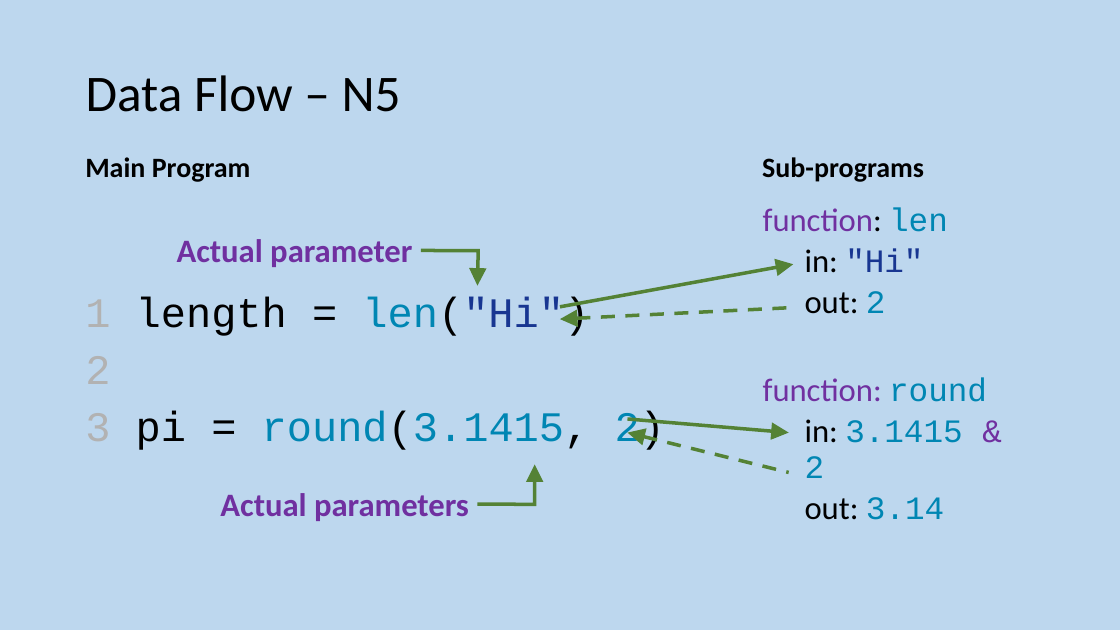
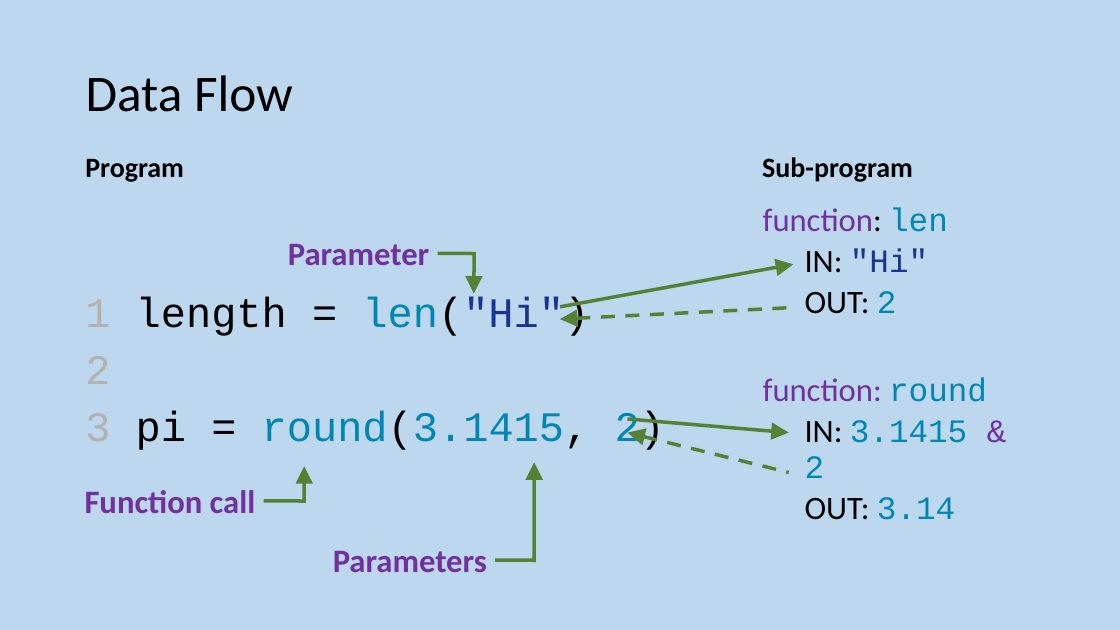
Before and after one commit to MrFriendCS/MrFriendCS.github.io, a slide deck: slide 10 of h-cs/sdd/H CS SDD Slides.pptx (slide 171 before the commit). Drawn at 1120x630 pixels with LibreOffice and Linux fonts; fonts in the diff are those of the drawing. Boxes give left, top, right and bottom in pixels: in the first picture for what was removed or moved away, otherwise in the second. Text is boxed around its words. In the diff, an @@ line names an element or a change of style, - is before the commit and + after.

```diff
--- a/h-cs/sdd/H CS SDD Slides.pptx
+++ b/h-cs/sdd/H CS SDD Slides.pptx
@@ title at (86, 75, 293, 112): text changed @@
-Data Flow – N5
+Data Flow
@@ text at (85, 159, 184, 182): text changed @@
-Main Program
+Program
@@ text at (762, 157, 913, 182): text changed @@
-Sub-programs
+Sub-program
@@ callout "Parameter": place and size @@
-callout "Parameter" at (153, 231, 421, 268)
+callout "Parameter" at (266, 231, 438, 274)
@@ text in callout at (288, 244, 429, 265): text changed @@
-Actual parameter
+Parameter
@@ text at (805, 248, 928, 314): text changed @@
-  in: "Hi"
-  out: 2
+  IN: "Hi"
+  OUT: 2
@@ text at (805, 420, 967, 520): text changed @@
-  in: 3.1415 & 2
-  out: 3.14
+  IN: 3.1415 & 2
+  OUT: 3.14
@@ callout added at (74, 484, 264, 517), outline #548235 3 pt, 28 pt, text #7030A0, bold @@
+Function call
@@ callout "Parameters": place and size @@
-callout "Parameters" at (209, 485, 477, 522)
+callout "Parameters" at (313, 544, 496, 576)
@@ callout "Parameters" at (313, 544, 496, 576): proportions changed @@
@@ text in callout at (333, 551, 487, 572): text changed @@
-Actual parameters
+Parameters
```
Also in this commit, not shown: 19 other slides changed, 3 slides added, 1 slide removed.
